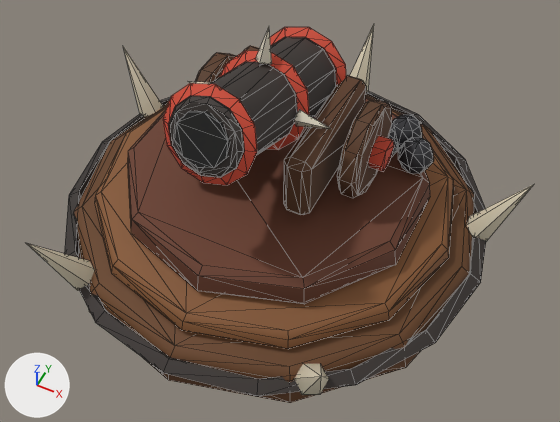
An edit to the glTF model assets/3d/tours/horde-3.glb, drawn before and after from the same camera.
One viewpoint serves both versions: a 50 mm lens placed at (0.479, -0.941, 1.221), pointed at (0.05, -0.083, 0.149). Every picture has the same lights, and +X, +Y and +Z are marked at lower left. The picture after the commit comes second. Mesh edges are drawn as thin lines. Where no turn or scale is listed for an object, it has been applied to the vertices. Vertices at exactly the same position are counted once.

Names of what the first picture shows: 'Fut_peint', 'Tourelle_peint', 'horde_3_peint'.
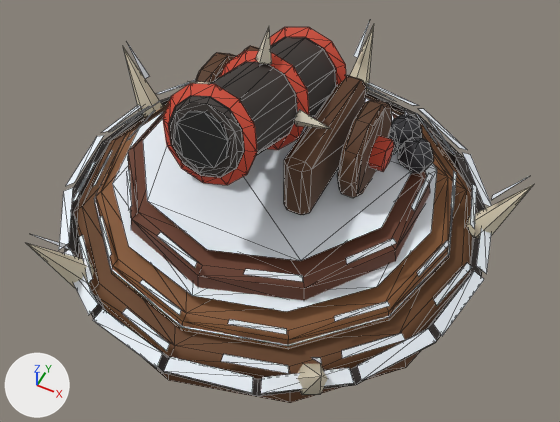
Edits to the scene script, one JSON object a line:
```json
{"block": "me_cercle", "where": "# used by ob_horde_3_peint; location = (0.0, 0.0, 0.055)"}
{"op": "remove", "block": "me_cercle", "code": "me_cercle.from_pydata(...)  # 219 vertices, 406 faces; spans x -0.451..0.455, y -0.426..0.477, z -0.055..0.146"}
{"op": "add", "block": "me_cercle", "code": "me_cercle.from_pydata(...)  # 468 vertices, 539 faces; spans x -0.451..0.455, y -0.431..0.477, z -0.055..0.161"}
{"block": "me_cercle", "change": "me_cercle part 1"}
{"block": "me_cercle", "change": "249 vertices are added at x -0.439..0.444, y -0.431..0.467, z 0.02..0.161"}
{"block": "me_cercle", "change": "133 new faces join them"}
```

Where the change shows, as pixel boxes [x1, y1, x2, y2] in the pictures (560 x 422 px):
```json
{"object": "horde_3_peint", "change": "reshaped", "before": [26, 24, 534, 403], "after": [26, 23, 534, 403]}
{"part": 1, "of": "me_cercle", "change": "added", "after": [31, 23, 528, 393]}
```
